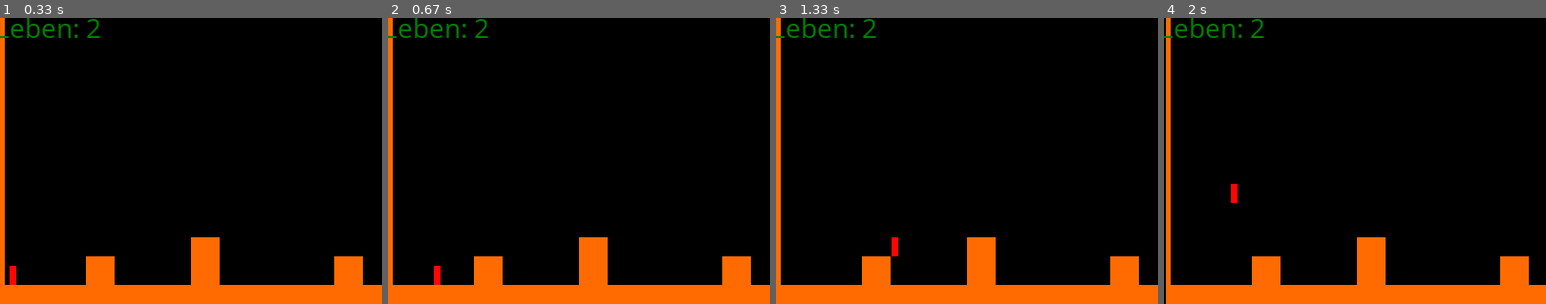
Above: before the commit, frames 1-4 (left to right).
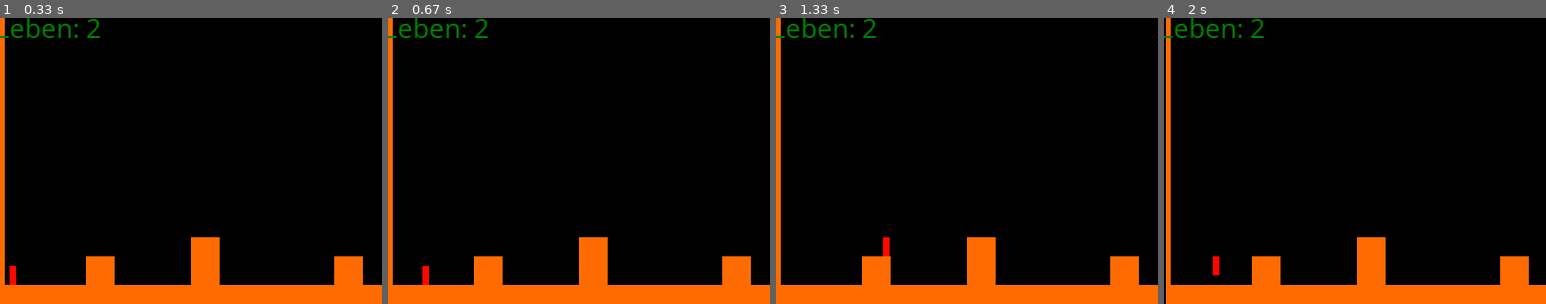
Above: after the commit, the same moments.

Repository: MetalsKiller64/py-games
Game: pygame game, started from sidescroller/sidescroller.py
Two runs of this game, one before a commit and one after it. Both use one fixed random seed, a clock stepped at 60 frames per second and the inputs below.
Inputs:
- Up to frame 1 (0.33 s): no input
- Up to frame 2 (0.67 s): hold Right from 0.33 s (still down)
- Up to frame 3 (1.33 s): release Right at 0.8 s; hold Right 0.83-1.3 s; tap Space at 0.9, 1.2 s
- Up to frame 4 (2 s): hold Left 1.33-1.87 s; tap Space at 1.4, 1.7 s

Frame 1 is identical in both runs. In frame 2, 0.2% of the frame differs, in the area x 9-14%, y 86-94%; in frame 3, 0.2%; in frame 4, 0.2%.

Commit message:
experimental velocity and collision code
- pressing arrow keys changes velocity of the player object instead of directly moving it
- the speed_max propertie sets the maximum speed of the player in pixels per frame
- the speed_rate propertie regulates how many frames must pass bevor the speed can be increased or decreased again
- the number of passed frames is increased after each frame (saved in players frame propertie) and reset to 0 when the limit set by speed_rate is reached
- velocity will automatically be decreased again if no arrow keys are pressed
- every collision is tracked and if too many collisions from above or below have occured (e.g. the player gets squeezed by two floating objects) the player will die and respawn to prevent an endless collision loop
- added option for loading custom velocity values for floating objects from the json
- decreasing players remaining lives is now handled by the respawn function

Diff:
--- a/sidescroller/sidescroller.py
+++ b/sidescroller/sidescroller.py
@@ -35,6 +35,11 @@
 		self.p_height = 20
 		self.falling = True
 		self.jumping = False
+		self.speed = {"left": 0, "right": 0}
+		self.speed_max = 3
+		self.colliding = {"left": False, "right": False, "top": False, "bottom": False}
+		self.frame = 0
+		self.speed_rate = 10
 		self.jump_cycle = 0
 		self.last_floor = None
 		self.lives = 2
@@ -42,6 +47,7 @@
 		self.level_pos_y = spawn_y
 		self.floating = False
 		self.float_direction = ""
+		self.floating_speed = 0
 		self.jump_block = False
 		self.block_cycle = 0
 		self.stop_x_movement = False
@@ -59,6 +65,11 @@
 			self.float()
 		else:
 			self.check_ground()
+		pressed = pygame.key.get_pressed()
+		if not pressed[pygame.K_LEFT] and not pressed[pygame.K_RIGHT] and self.frame < self.speed_rate:
+			for direction in self.speed:
+				if self.speed[direction] > 0:
+					self.speed[direction] -= 1
 
 	def handle_key_event(self):
 		pressed = pygame.key.get_pressed()
@@ -69,9 +80,32 @@
 			## TODO: ducken?
 			pass
 		if pressed[pygame.K_LEFT]:
-			self.move("left", 2)
-		if pressed[pygame.K_RIGHT]:
-			self.move("right", 2)
+			if self.colliding["left"]:
+				self.speed["left"] = 0
+				return
+			if self.frame >= self.speed_rate:
+				if self.speed["left"] < self.speed_max:
+					self.speed["left"] += 1
+					if self.speed["right"] > 0:
+						self.speed["right"] -= 1
+				self.frame = 0
+			self.move("left")
+		elif pressed[pygame.K_RIGHT]:
+			if self.colliding["right"]:
+				self.speed["right"] = 0
+				return
+			if self.frame >= self.speed_rate:
+				if self.speed["right"] < self.speed_max:
+					self.speed["right"] += 1
+					if self.speed["left"] > 0:
+						self.speed["left"] -= 1
+				self.frame = 0
+			self.move("right")
+		else:
+			if self.speed["left"] > 0:
+				self.speed["left"] -= 1
+			if self.speed["right"] > 0:
+				self.speed["right"] -= 1
 
 	def jump(self):
 		self.floating = False
@@ -93,21 +127,22 @@
 
 	def float(self):
 		direction = self.float_direction
+		speed = self.floating_speed
 		if direction == "+":
-			self.move("right", 1)
+			self.move("right", speed)
 		elif direction == "-":
-			self.move("left", 1)
+			self.move("left", speed)
 		elif direction == "u":
-			self.move("up", 1)
+			self.move("up", speed)
 		elif direction == "d":
-			self.move("down", 1)
+			self.move("down", speed)
 
 	def check_ground(self):
 		if self.last_floor == None:
 			self.falling = True
 			self.floating = False
 
-	def move(self, direction, speed = 1, force = False):
+	def move(self, direction, speed = None, force = False):
 		#print ("move "+direction)
 		#print ("x: "+str(self.rect.x))
 		#print ("level_pos_x: "+str(self.level_pos_x))
@@ -118,6 +153,8 @@
 		if direction == "left":
 			if self.stop_x_movement and not force:
 				return
+			if speed == None:
+				speed = self.speed["left"]
 			self.rect.x -= speed
 			self.level_pos_x -= speed
 			hitbox.rect.x -= speed
@@ -129,6 +166,8 @@
 		elif direction == "right":
 			if self.stop_x_movement and not force:
 				return
+			if speed == None:
+				speed = self.speed["right"]
 			self.rect.x += speed
 			self.level_pos_x += speed
 			hitbox.rect.x += speed
@@ -259,13 +298,19 @@
 	screen.blit(text, (50 - text.get_width() // 2, 10 - text.get_height() // 2))
 
 def respawn():
+	gameover = False
+	p.lives -= 1
+	if p.lives < 0:
+		gameover = True
 	p.rect.x = spawn_x
 	p.rect.y = spawn_y
 	p.level_pos_x = spawn_x
 	p.level_pos_y = spawn_y
 	p.falling = True
-	hitbox.rect.x = spawn_x
-	hitbox.rect.y = spawn_y
+	p.floating = False
+	p.jumping = False
+	hitbox.rect.x = spawn_x -1
+	hitbox.rect.y = spawn_y -1
 	sprites.empty()
 	exit, obstacles, objects, spawn, level_width, level_height, floaters = load_level(level_name)
 	return exit, obstacles, objects, spawn, level_width, level_height, floaters
@@ -289,21 +334,26 @@
 	floaters = {}
 	ob = j["obstacles"]
 	for k in ob:
-		x = int(ob[k][0])
-		y = int(ob[k][1])
-		w = int(ob[k][2])
-		h = int(ob[k][3])
-		floating = bool(int(ob[k][4]))
-		float_x_min = int(ob[k][5])
-		float_x_max = int(ob[k][6])
-		direction = ob[k][7]
-		float_y_min = int(ob[k][8])
-		float_y_max = int(ob[k][9])
+		obj = ob[k]
+		x = int(obj[0])
+		y = int(obj[1])
+		w = int(obj[2])
+		h = int(obj[3])
+		floating = bool(int(obj[4]))
+		float_x_min = int(obj[5])
+		float_x_max = int(obj[6])
+		direction = obj[7]
+		float_y_min = int(obj[8])
+		float_y_max = int(obj[9])
 		try:
-			color_rgb = ob[k][10]
+			color_rgb = obj[10]
 			color = (color_rgb[0], color_rgb[1], color_rgb[2])
 		except IndexError:
 			color = (255, 107, 0)
+		try:
+			float_speed = int(obj[11])
+		except IndexError:
+			float_speed = 1
 		if direction == "+":
 			level_pos_x = float_x_min
 			level_pos_y = y
@@ -325,11 +375,13 @@
 			 "y_min": float_y_min, "y_max": float_y_max,
 			 "direction": direction, "level_pos_x": level_pos_x, "level_pos_y": level_pos_y,
 			 "level_pos_x_min": float_x_min, "level_pos_x_max": float_x_max,
-			 "level_pos_y_min": float_y_min, "level_pos_y_max": float_y_max}
+			 "level_pos_y_min": float_y_min, "level_pos_y_max": float_y_max,
+			 "speed": float_speed}
 			floaters[k] = f
 	return exit, obstacles, objects, spawn, level_width, level_height, floaters
 
 ending = False
+gameover = False
 font = pygame.font.SysFont("comicsansms", 30)
 sprites = pygame.sprite.Group()
 exit, obstacles, objects, spawn, level_width, level_height, floaters = load_level(level_name)
@@ -348,40 +400,68 @@
 			done = True
 	clock.tick(60)
 	if ending:
-		time.sleep(5)
-		break
+		show_end()
+		pygame.display.flip()
+		continue
+	if gameover:
+		show_gameover()
+		pygame.display.flip()
+		continue
 	screen.fill((0, 0, 0))
 	sprites.draw(screen)
+	#hitbox.draw(screen)
 	p.draw(screen)
-
+	if p.frame >= p.speed_rate:
+		p.frame = 0
+	else:
+		p.frame += 1
+	print (p.speed)
+
+	p.colliding["right"] = False
+	p.colliding["left"] = False
+	p.colliding["top"] = False
+	p.colliding["bottom"] = False
 	l = pygame.sprite.spritecollide(hitbox, sprites, False)
+	#print (l)
+	recent_collisions = []
 	if l:
 		collision = pygame.sprite.spritecollideany(p, l, pygame.sprite.collide_mask)
 		while collision:
-			## FIXME: wenn der spieler eine wand eines objektes berührt und versucht auf das objekt zu springen
-			## wird durch die kollision mit der wand die horizontale bewegung abgebrochen (so kommt man nicht seitlich auf hindernisse)
 			collided_part = check_collision(p, collision)
-			print (collided_part)
 			if collided_part == "top":
+				if recent_collisions.count("bottom") >= 50:
+					exit, obstacles, objects, spawn, level_width, level_height, floaters, gameover = respawn()
 				p.falling = False
 				p.floating = False
 				p.last_floor = collision
 				p.stop_x_movement = False
 				p.move("up", 1)
 			elif collided_part == "bottom":
+				if recent_collisions.count("top") >= 50:
+					exit, obstacles, objects, spawn, level_width, level_height, floaters, gameover = respawn()
 				p.jumping = False
 				p.falling = True
 				p.move("down", 1)
 			elif collided_part == "left":
 				#if not p.jumping and not p.falling:
 				#	p.stop_x_movement = True
+				if p.floating:
+					p.move("left", p.floating_speed, force = True)
+					continue
 				p.move("left", 1, force = True)
+				p.speed["left"] = 0
+				p.colliding["right"] = True
 				if p.last_floor == None and not p.jumping:
 					p.falling = True
 			elif collided_part == "right":
 				#if not p.jumping and not p.falling:
 				#	p.stop_x_movement = True
+				if p.floating:
+					p.move("right", p.floating_speed, force = True)
+					continue
 				p.move("right", 1, force = True)
+				p.speed["right"] = 0
+				p.colliding["left"] = True
 				if p.last_floor == None and not p.jumping:
 					p.falling = True
 			elif collided_part == "stop":
@@ -391,9 +471,14 @@
 				print ("fail")
 			p.handle_phys()
 			collision = pygame.sprite.spritecollideany(p, l, pygame.sprite.collide_mask)
+			recent_collisions.append(collided_part)
 	elif not p.falling and not p.jumping:
 		p.last_floor = None
 		p.floating = False
+		p.colliding["right"] = False
+		p.colliding["left"] = False
+		p.colliding["top"] = False
+		p.colliding["bottom"] = False
 
 	for name in floaters:
 		f = floaters[name]
@@ -401,7 +486,11 @@
 		if p.last_floor == obj:
 			p.floating = True
 			p.float_direction = f["direction"]
-
+			p.floating_speed = f["speed"]
+
+	#print (p.falling)
+	#print (p.floating)
+	#print (p.jumping)
 	p.handle_key_event()
 	p.handle_phys()
 
@@ -421,26 +510,27 @@
 		f_level_pos_y_min = f["level_pos_y_min"]
 		f_level_pos_y_max = f["level_pos_y_max"]
 		direction = f["direction"]
+		speed = f["speed"]
 		if direction == "+" and f_level_pos_x < f_level_pos_x_max:
-			obj.move("right")
-			f_level_pos_x += 1
+			obj.move("right", speed)
+			f_level_pos_x += speed
 		elif direction == "+":
 			direction = "-"
 		elif direction == "-" and f_level_pos_x > f_level_pos_x_min:
-			obj.move("left")
-			f_level_pos_x -= 1
+			obj.move("left", speed)
+			f_level_pos_x -= speed
 		elif direction == "-":
 			direction = "+"
 		elif direction == "u" and f_level_pos_y > f_level_pos_y_min:
-			obj.move("up")
-			f_level_pos_y -= 1
+			obj.move("up", speed)
+			f_level_pos_y -= speed
 			#print (direction)
 		elif direction == "u":
 			direction = "d"
 			#print (direction)
 		elif direction == "d" and f_level_pos_y < f_level_pos_y_max:
-			obj.move("down")
-			f_level_pos_y += 1
+			obj.move("down", speed)
+			f_level_pos_y += speed
 			#print (direction)
 		elif direction == "d":
 			direction = "u"
@@ -457,12 +547,9 @@
 		show_end()
 		ending = True
 
-	if p.rect.y >= 280:
-		if p.lives <= 0:
-			show_gameover()
-		else:
-			p.lives -= 1
-			exit, obstacles, objects, spawn, level_width, level_height, floaters = respawn()
+	if p.rect.y >= 300:
+		exit, obstacles, objects, spawn, level_width, level_height, floaters, gameover = respawn()
+		#respawn()
 
 	if p.block_cycle >= 10:
 		p.block_cycle = 0
